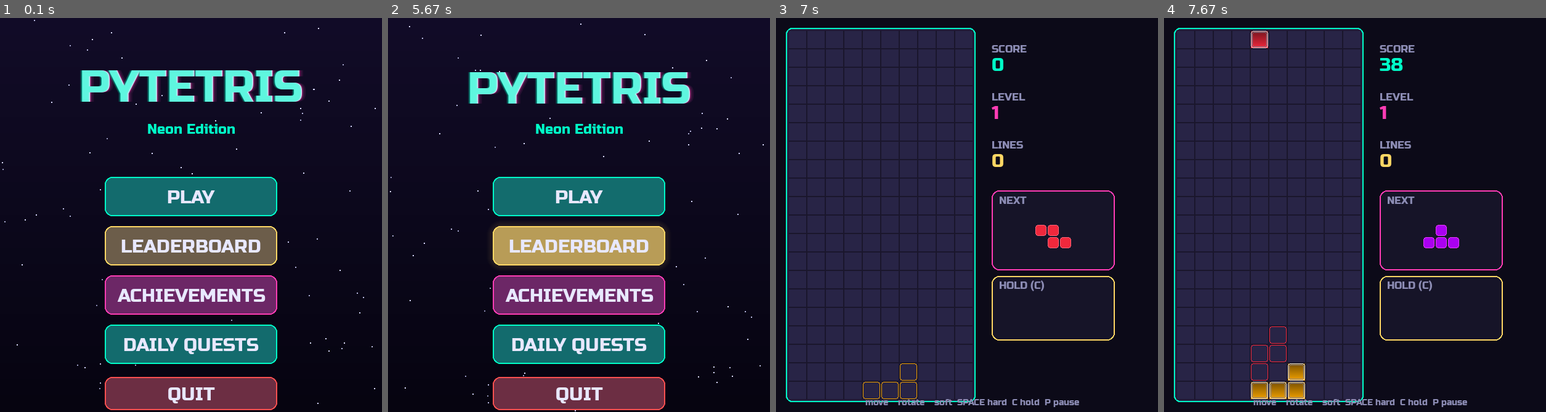
Above: before the commit, frames 1-4 (left to right).
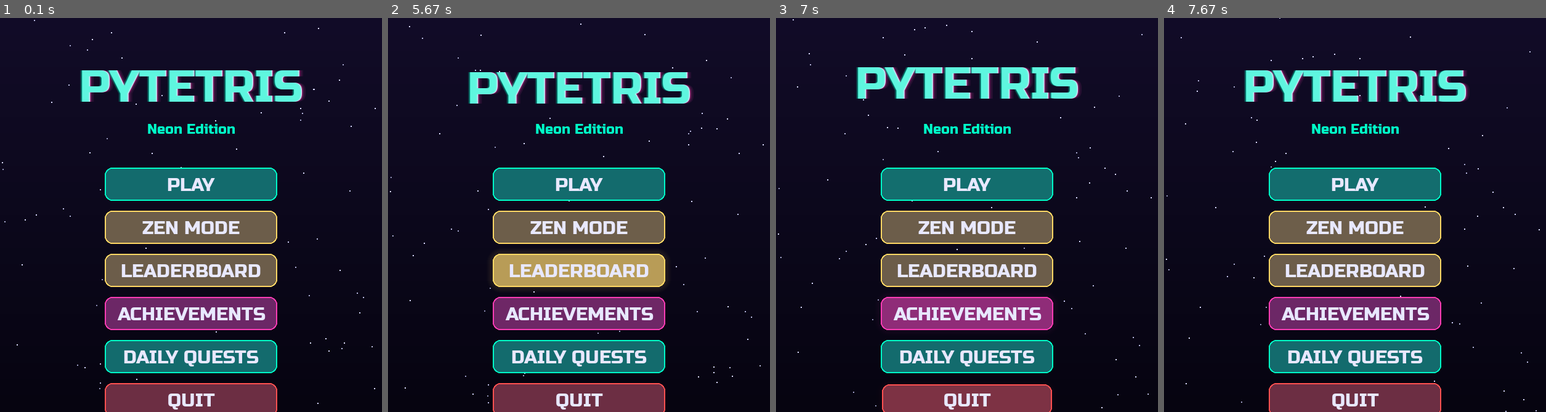
Above: after the commit, the same moments.

Repository: Folombas/PyGame2026
Game: pygame game, started from PyTetris/main.py
The game is run twice, just before and just after one commit, with the same random seed, the same clock (stepped at 60 frames per second) and the same inputs.
Inputs (mouse positions are in pixels of both pictures, inside the frame that each line leads up to):
- Up to frame 1 (0.1 s): no input
- Up to frame 2 (5.67 s): click (579, 215) at 0.38 s; tap Space at 0.67, 1.07, 1.37, 1.57, 1.9, 2.2, 2.4, 2.7, 2.97, 3.3, 3.6, 3.73 s; hold Right 1-1.47 s; move the mouse to (647, 258) at 1.03 s; tap C at 1.15, 2.48, 3.82 s; hold Up 1.5-1.8 s; move the mouse to (452, 77) at 1.53 s; hold Right 1.83-2.3 s; move the mouse to (659, 163) at 1.87 s; tap Z at 1.98, 3.38 s; hold Left 2.33-2.87 s; move the mouse to (502, 151) at 2.37 s; hold Down 2.9-3.2 s; move the mouse to (624, 187) at 2.93 s; hold Left 3.23-3.63 s; move the mouse to (456, 140) at 3.27 s; hold Up 3.67-4.03 s; move the mouse to (441, 234) at 3.7 s; press the mouse at (579, 321) at 4.1 s; move the mouse to (506, 254) at 4.2 s; move the mouse to (437, 187) at 4.3 s; release the mouse at (437, 187) at 4.33 s; press the mouse at (579, 321) at 4.43 s; move the mouse to (567, 222) at 4.53 s; move the mouse to (556, 128) at 4.63 s; release the mouse at (556, 128) at 4.67 s; press the mouse at (579, 321) at 4.77 s; move the mouse to (563, 321) at 4.87 s; move the mouse to (548, 321) at 4.97 s; release the mouse at (548, 321) at 5 s; click (494, 254) at 5.12 s; tap Enter at 5.4 s
- Up to frame 3 (7 s): click (894, 313) at 5.78 s; tap Enter at 6.07 s; press the mouse at (967, 183) at 6.43 s; move the mouse to (986, 195) at 6.53 s; move the mouse to (1005, 211) at 6.63 s; release the mouse at (1005, 211) at 6.67 s; press the mouse at (967, 396) at 6.77 s; move the mouse to (905, 301) at 6.87 s; move the mouse to (844, 207) at 6.97 s
- Up to frame 4 (7.67 s): release the mouse at (1232, 207) at 7 s; press the mouse at (1355, 226) at 7.1 s; move the mouse to (1297, 183) at 7.2 s; move the mouse to (1244, 140) at 7.3 s; release the mouse at (1244, 140) at 7.33 s; tap Space at 7.47 s; tap Z at 7.55 s

The runs differ from the first frame. In frame 1, 18% of the frame differs, in the area x 27-73%, y 37-100%; in frame 2, 20%; in frame 3, 57%; in frame 4, 57%, in the area x 0-99%, y 0-100%.

Commit message:
feat: add Zen Mode (infinite play, board resets on overflow)

Diff:
--- a/PyTetris/game.py
+++ b/PyTetris/game.py
@@ -28,7 +28,8 @@
         self.on_levelup = None
         self.reset()
 
-    def reset(self):
+    def reset(self, zen=False):
+        self.zen = zen
         self.grid = [[None] * COLS for _ in range(ROWS)]
         self.bag = []
         self.current = self._spawn()
@@ -137,7 +138,10 @@
         self.fall_timer = 0
         self.lock_timer = 0
         if not self.valid(self.current):
-            self.game_over = True
+            if self.zen:
+                self.grid = [[None] * COLS for _ in range(ROWS)]
+            else:
+                self.game_over = True
             if self.on_gameover: self.on_gameover()
 
     def _resolve_clear(self):
--- a/PyTetris/main.py
+++ b/PyTetris/main.py
@@ -76,9 +76,9 @@
 game.on_gameover = cb_gameover
 
 # Buttons
-def start_game():
+def start_game(zen=False):
     global run_time
-    game.reset()
+    game.reset(zen=zen)
     run_time = 0.0
     set_state(PLAY)
 
@@ -89,11 +89,12 @@
     pygame.quit(); sys.exit()
 
 menu_buttons = [
-    ui.Button("PLAY",          S.WIDTH // 2, 290, 280, 64, start_game),
-    ui.Button("LEADERBOARD",   S.WIDTH // 2, 370, 280, 64, lambda: set_state(SCORES), accent=S.GOLD),
-    ui.Button("ACHIEVEMENTS",  S.WIDTH // 2, 450, 280, 64, lambda: set_state(ACHS),   accent=S.ACCENT2),
-    ui.Button("DAILY QUESTS",  S.WIDTH // 2, 530, 280, 64, lambda: set_state(DAILY),  accent=S.ACCENT),
-    ui.Button("QUIT",          S.WIDTH // 2, 610, 280, 54, quit_game, accent=S.DANGER),
+    ui.Button("PLAY",          S.WIDTH // 2, 270, 280, 54, lambda: start_game(False)),
+    ui.Button("ZEN MODE",      S.WIDTH // 2, 340, 280, 54, lambda: start_game(True), accent=S.GOLD),
+    ui.Button("LEADERBOARD",   S.WIDTH // 2, 410, 280, 54, lambda: set_state(SCORES), accent=S.GOLD),
+    ui.Button("ACHIEVEMENTS",  S.WIDTH // 2, 480, 280, 54, lambda: set_state(ACHS),   accent=S.ACCENT2),
+    ui.Button("DAILY QUESTS",  S.WIDTH // 2, 550, 280, 54, lambda: set_state(DAILY),  accent=S.ACCENT),
+    ui.Button("QUIT",          S.WIDTH // 2, 620, 280, 54, quit_game, accent=S.DANGER),
 ]
 
 over_buttons = [
